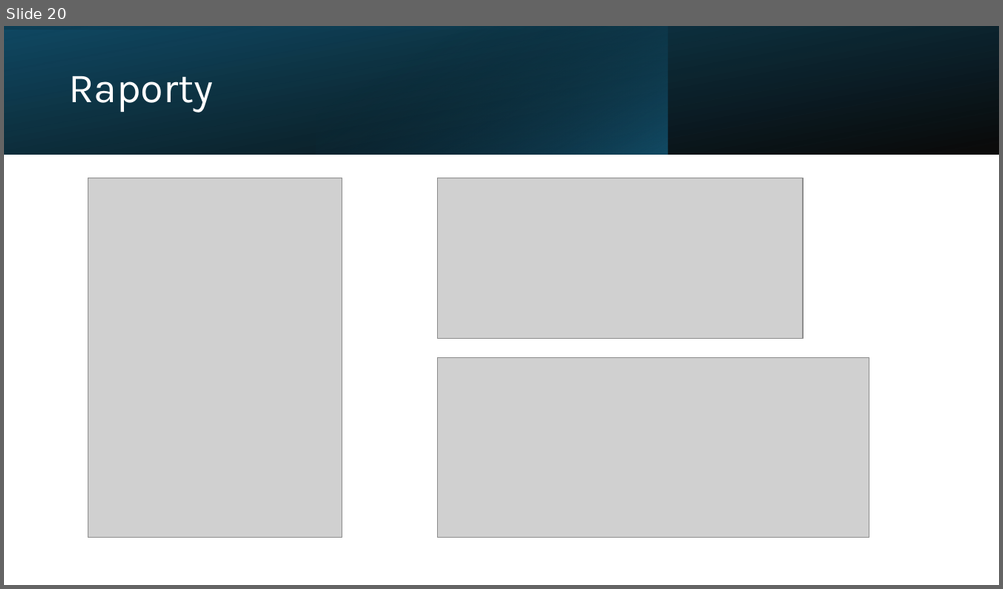
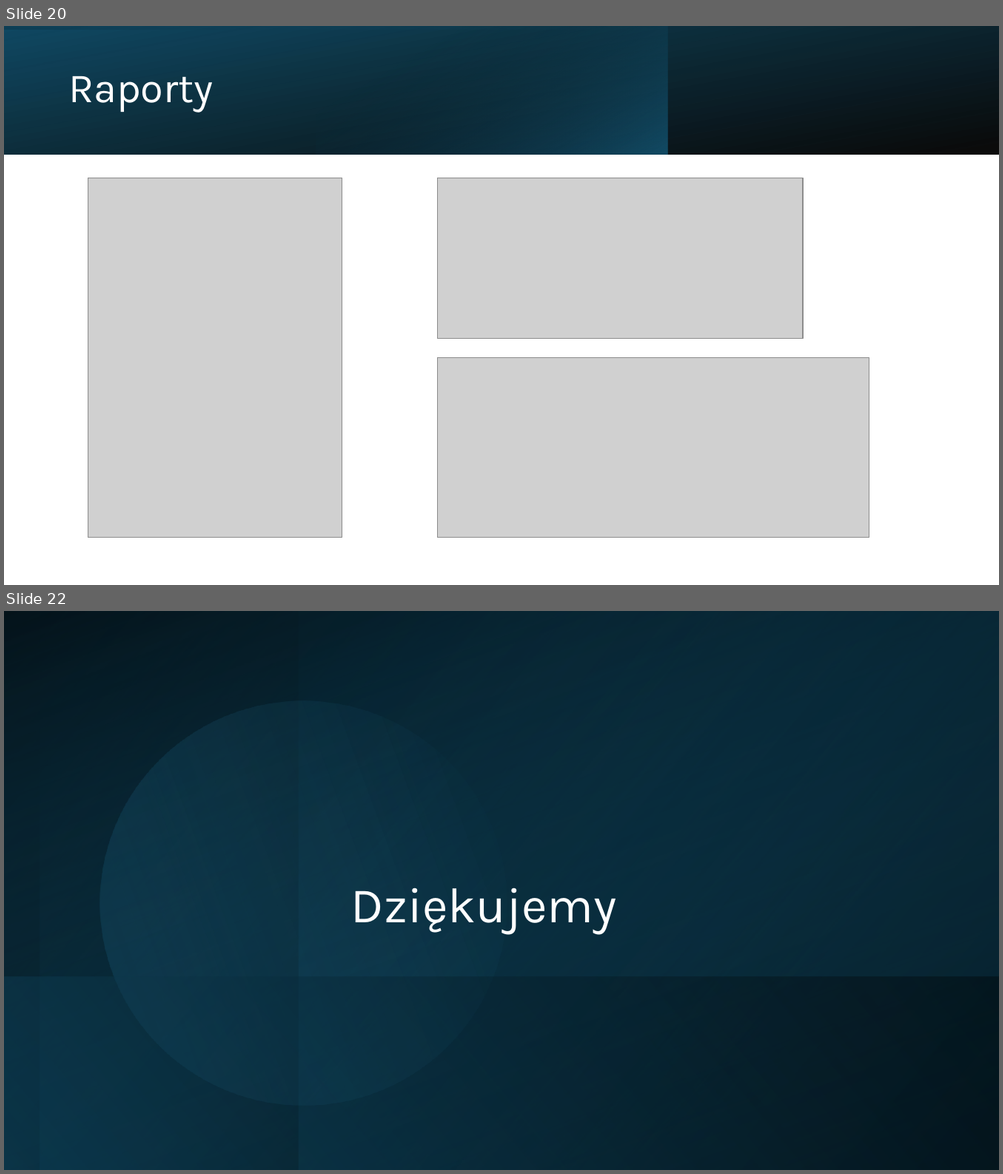
Before and after one commit to oliwiaglodek/MuzeumWPF, a slide deck: Prezentacja na obronę.pptx. Shown one above the other, each under a label of ours: slide 20 before the commit, slides 20 and 22 after it; the slides between them are not shown. The pictures are 1003x589 and 1003x1174 pixels, drawn with LibreOffice and Linux fonts; fonts in the diff are those of the drawing; grey boxes stand for pictures. Boxes give left, top, right and bottom in pixels: in the first picture for what was removed or moved away, otherwise in the second. Text is boxed around its words. In the diff, an @@ line names an element or a change of style, - is before the commit and + after.

```diff
--- a/Prezentacja na obronę.pptx
+++ b/Prezentacja na obronę.pptx
@@ slide 22 added at [4,611,999,1170], background #FFFFFF @@
@@ rectangle added at [4,611,999,1170], fill gradient #000000 to #104862 @@
@@ rectangle added at [4,611,298,1170], fill gradient #104862 to #000000 @@
@@ rectangle added at [4,611,999,1170], fill gradient #104862 to #000000 @@
@@ rectangle added at [40,611,999,1170], fill gradient #0B3041 to #156082 @@
@@ rectangle added at [299,612,999,1170], fill gradient #104862 to #000000 @@
@@ ellipse added at [68,669,539,1138], fill gradient #156082 to #46B1E1 @@
@@ title added at [351,888,617,935], 48 pt, text #FFFFFF @@
+Dziękujemy
@@ rectangle added at [4,977,999,1170], fill gradient #104862 to #000000 @@
```
Also in this commit, not shown: 3 slides changed.
